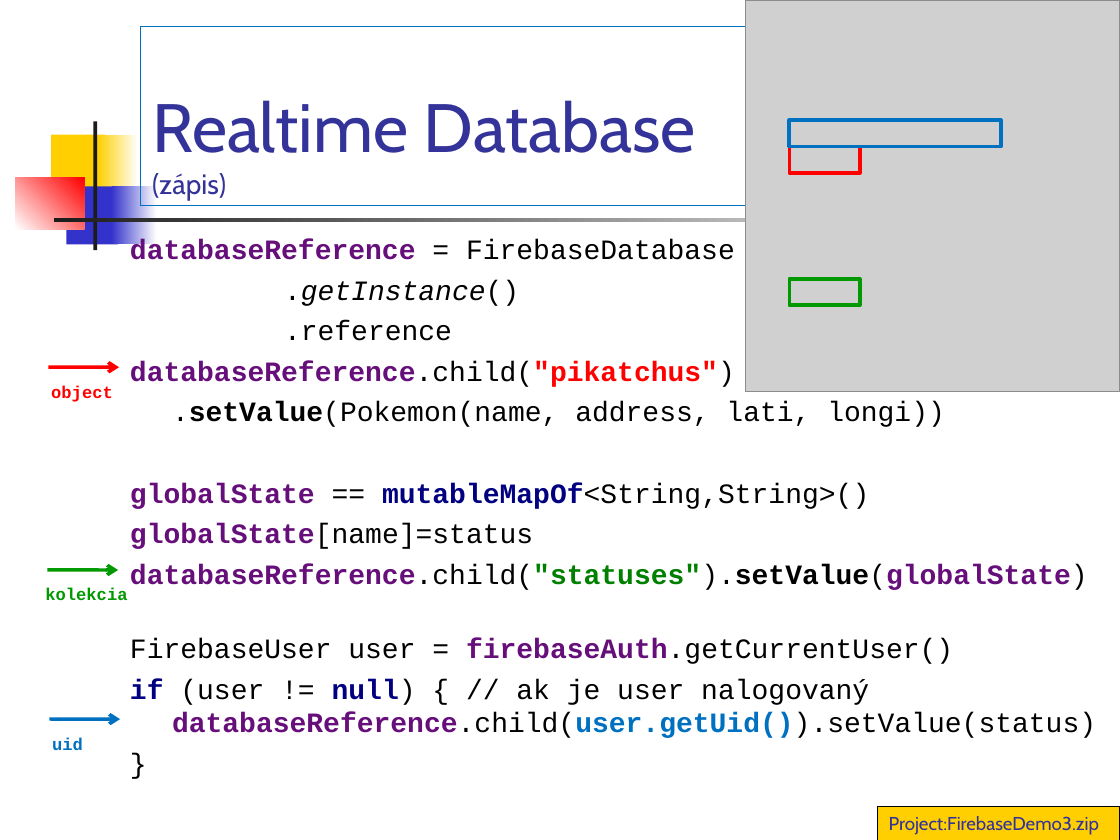
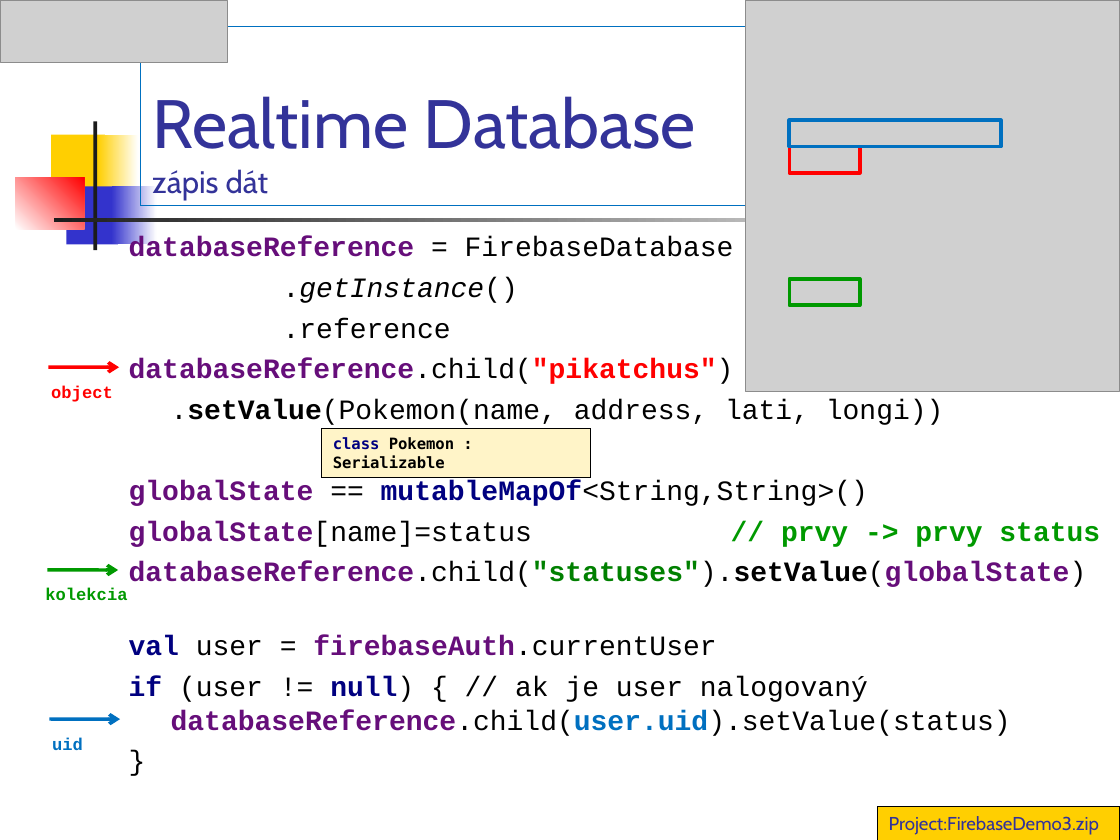
Before and after one commit to vmandro/Prednasky, a slide deck: slide 45 of 12/12_Android.ppt (slide 40 before the commit). Drawn at 1120x840 pixels with LibreOffice and Linux fonts; fonts in the diff are those of the drawing; grey boxes stand for pictures. Boxes give left, top, right and bottom in pixels: in the first picture for what was removed or moved away, otherwise in the second. Text is boxed around its words. In the diff, an @@ line names an element or a change of style, - is before the commit and + after.

```diff
--- a/12/12_Android.ppt
+++ b/12/12_Android.ppt
@@ rectangle added at <box>0,6,22,50</box>, fill #FFFFFF @@
@@ picture added at <box>0,1,227,63</box> @@
@@ title at <box>152,96,696,200</box>: text changed @@
-Realtime Database
-(zápis)
+Realtime Database
+zápis dát
@@ rectangle added at <box>321,428,590,477</box>, fill #FFF4C8, outline #000000 0.74 pt, 10 pt, text #000000, bold @@
+class Pokemon : Serializable
@@ text at <box>129,521,1100,547</box>: text changed; text colour #000000 to #009900; bold on @@
-globalState[name]=status
+globalState[name]=status // prvy -> prvy status
@@ text at <box>129,636,1011,736</box>: text changed @@
-FirebaseUser user = firebaseAuth.getCurrentUser()
-if (user != null) { // ak je user nalogovaný databaseReference.child(user.getUid()).setValue(status)
+val user = firebaseAuth.currentUser
+if (user != null) { // ak je user nalogovaný databaseReference.child(user.uid).setValue(status)
```
Also in this commit, not shown: 24 other slides changed, 6 slides added, 1 slide removed, 1 other file.
